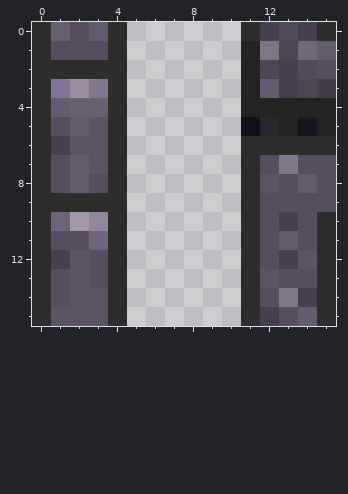
One commit to this pixel-art sprite: dungeon/assets/dungeon/default/wall/t_inner_right.png. This is how it looked before the edit.
The file is 16x16 pixels. Colours within 5 levels of each other are drawn and written as one.
And afterwards:
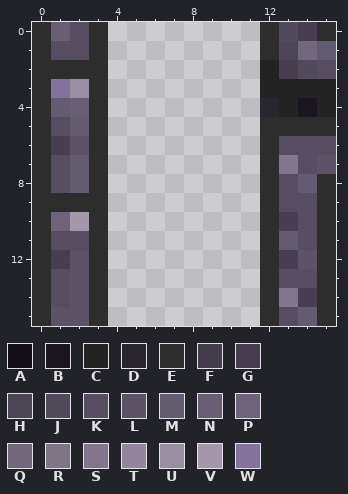
Palette (. is transparent): A #140f19  B #1a151f  C #232323  D #2a262f  E #2d2d2d  F #433c4b  G #483e52  H #4b4554  J #504a5a  K #564d61  L #5c5366  M #635b6f  N #695f73  P #6e637a  Q #71697b  R #7f7685  S #81768b  T #93869c  U #9a8fa2  V #a498aa  W #82729c
The edit:
{"y":0,"x":3,"old":"ME","new":"E."}
{"y":0,"x":11,"old":"EG","new":".E"}
{"y":1,"x":3,"old":"KE","new":"E."}
{"y":1,"x":11,"old":"CR","new":".E"}
{"y":2,"x":4,"old":"E","new":"."}
{"y":2,"x":11,"old":"CH","new":".C"}
{"y":3,"x":3,"old":"SE","new":"E."}
{"y":3,"x":11,"old":"CMGHF","new":".CCCC"}
{"y":4,"x":3,"old":"NE","new":"E."}
{"y":4,"x":11,"old":"CC","new":".D"}
{"y":4,"x":14,"old":"C","new":"B"}
{"y":5,"x":3,"old":"LE","new":"E."}
{"y":5,"x":11,"old":"ADCBC","new":".EEEE"}
{"y":6,"x":3,"old":"LE","new":"E."}
{"y":6,"x":11,"old":"E","new":"."}
{"y":6,"x":13,"old":"EEE","new":"KKK"}
{"y":7,"x":3,"old":"LE","new":"E."}
{"y":7,"x":11,"old":"EK","new":".E"}
{"y":7,"x":15,"old":"K","new":"L"}
{"y":8,"x":3,"old":"KE","new":"E."}
{"y":8,"x":11,"old":"EL","new":".E"}
{"y":8,"x":15,"old":"K","new":"E"}
{"y":9,"x":4,"old":"E","new":"."}
{"y":9,"x":11,"old":"EK","new":".E"}
{"y":9,"x":15,"old":"K","new":"E"}
{"y":10,"x":3,"old":"TE","new":"E."}
{"y":10,"x":11,"old":"EK","new":".E"}
{"y":11,"x":3,"old":"PE","new":"E."}
{"y":11,"x":11,"old":"EK","new":".E"}
{"y":12,"x":3,"old":"KE","new":"E."}
{"y":12,"x":11,"old":"EK","new":".E"}
{"y":13,"x":3,"old":"KE","new":"E."}
{"y":13,"x":11,"old":"EL","new":".E"}
{"y":14,"x":3,"old":"LE","new":"E."}
{"y":14,"x":11,"old":"EK","new":".E"}
{"y":15,"x":3,"old":"LE","new":"E."}
{"y":15,"x":11,"old":"EG","new":".E"}
{"label":"changed","picture_box":[89,22,127,326]}
{"label":"changed","picture_box":[241,22,336,326]}
